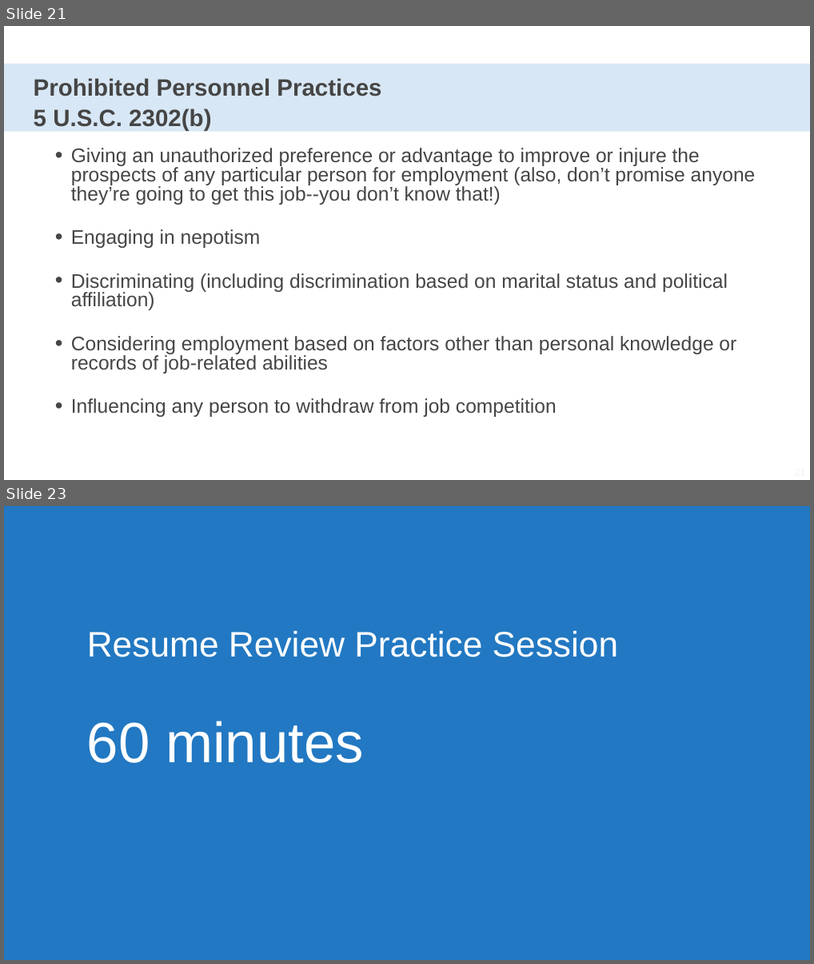
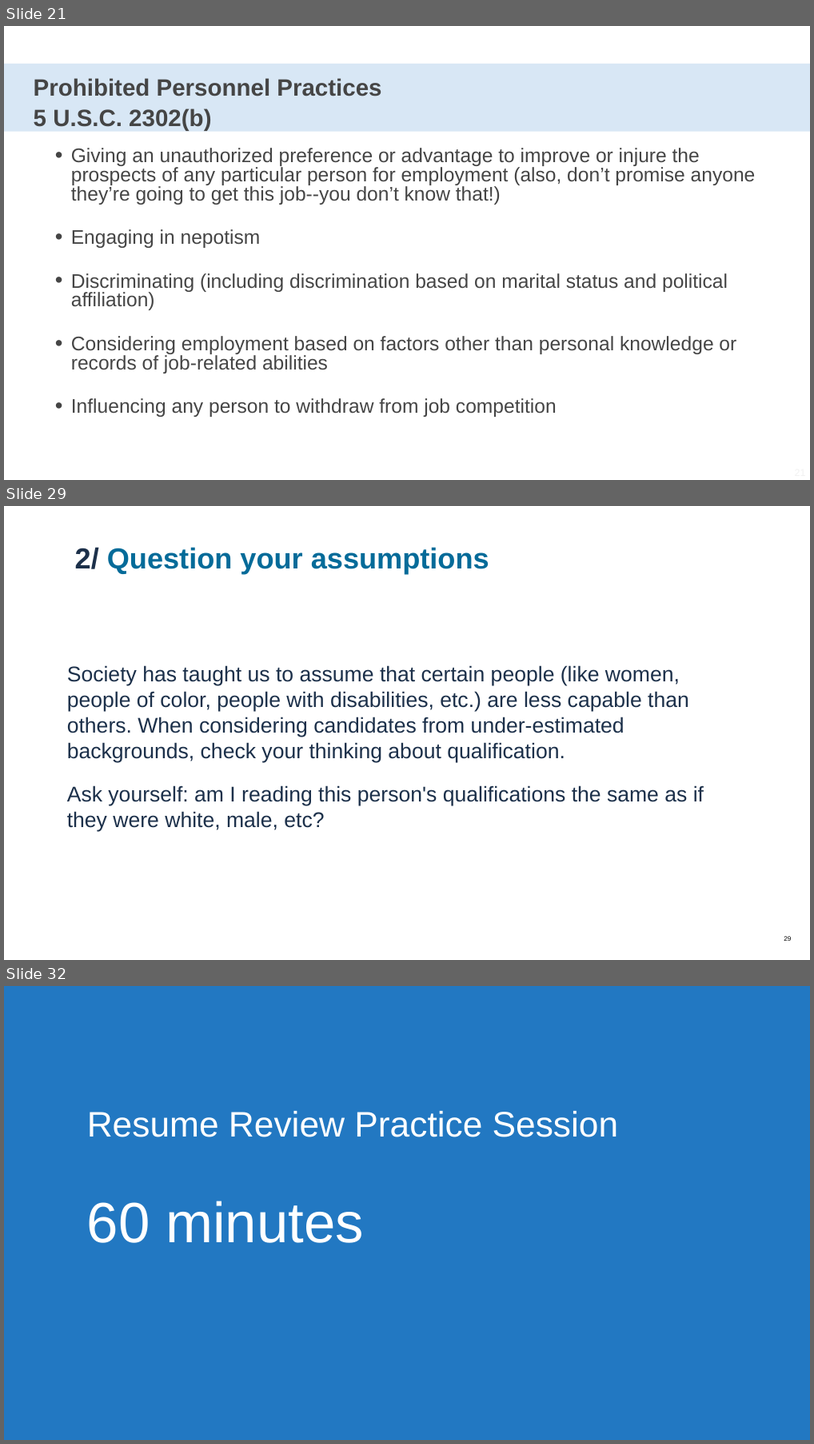
Before and after one commit to usds/SME-QA-Website, a slide deck: toolkit/reviewing-resumes/sme-training-resume-review-multirole.pptx. Shown one above the other, each under a label of ours: slides 21 and 23 before the commit, slides 21, 29 and 32 after it; the slides between them are not shown. The pictures are 814x964 and 814x1444 pixels, drawn with LibreOffice and Linux fonts; fonts in the diff are those of the drawing. Boxes give left, top, right and bottom in pixels: in the first picture for what was removed or moved away, otherwise in the second. Text is boxed around its words. In the diff, an @@ line names an element or a change of style, - is before the commit and + after.

```diff
--- a/toolkit/reviewing-resumes/sme-training-resume-review-multirole.pptx
+++ b/toolkit/reviewing-resumes/sme-training-resume-review-multirole.pptx
@@ slide 29 added at box(4, 506, 810, 960), background #FFFFFF @@
@@ title added at box(75, 547, 490, 573), 49 pt, text #046B99, bold @@
+2/ Question your assumptions
@@ text added at box(67, 665, 704, 831), 36 pt, text #1C304A @@
+Society has taught us to assume that certain people (like women, people of color, people with disabilities, etc.) are less capable than others. When considering candidates from under-estimated backgrounds, check your thinking about qualification.
+Ask yourself: am I reading this person's qualifications the same as if they were white, male, etc?
@@ page number added at box(784, 936, 791, 940), 11 pt, text #000000 @@
+29
@@ what was slide 23 is now slide 32 @@
```
Also in this commit, not shown: 1 slide changed, 9 other slides added, 1 slide removed, 1 other file.
